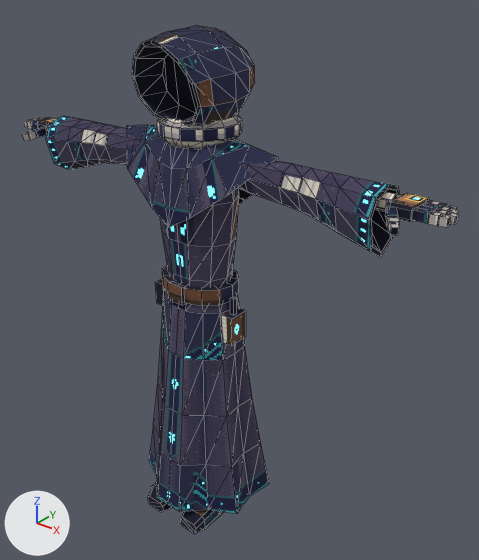
Two versions of the Blender file blender/meta/meta.blend, one commit apart.
Before and after are seen from a 50 mm camera at (1.379, -1.51, 1.926) aimed at (0.079, 0.116, 0.918). Arrows for +X, +Y and +Z are at lower left; the lights stay in place. The older version comes first. Mesh edges are drawn as thin lines.

Script lines for the objects in view, before the commit:
```python
me_body = bpy.data.meshes.new('Body')
me_body.from_pydata(...)  # 1031 vertices, 1344 faces; spans x -0.85..0.85, y -0.21..0.27, z 0.0..1.75
me_body.materials.append(mat_meta)
ob_body = bpy.data.objects.new('Body', me_body)
ob_body.location = (0.0, 0.0, 0.0)
```
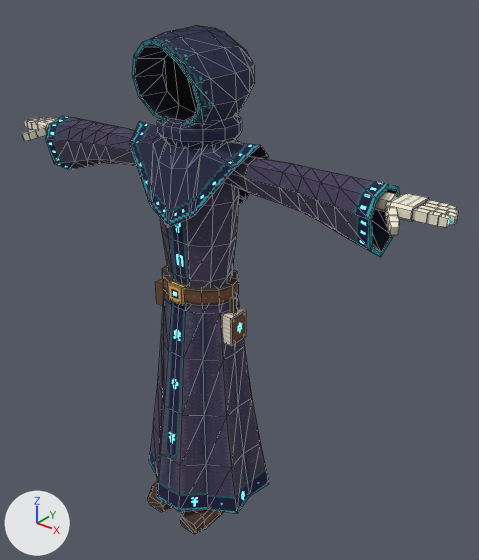
Pixel boxes [x1, y1, x2, y2] of what changed, in the pictures (479 x 560 px; the box of a moved part takes in the faces that stretch with it):
part 1 of me_body, reshaped: before [127, 125, 278, 218]; after [130, 121, 269, 218]
part 2 of me_body, moved or reshaped (mostly hidden): [154, 482, 214, 519] in both
part 3 of me_body, surface changed: [22, 26, 459, 534] in both

The edits, one by one:
me_body is used by ob_body; location (0.0, 0.0, 0.0).
me_body had 1031 vertices, 1344 faces and spanned x -0.85..0.85, y -0.21..0.27, z 0.0..1.75.
me_body now has 1043 vertices, 1368 faces and spans x -0.85..0.85, y -0.21..0.27, z 0.0..1.75.
Part 1, on me_body:
10 vertices are removed from x -0.31..0.31, y -0.1..0.09, z 1.31..1.44.
38 faces are deleted.
4 vertices in x -0.12..0.12, y -0.04..0.04, z 1.39 move by (0.0, 0.0, -0.01).
4 vertices move from x -0.21..0.21, y 0.0..0.11, z 1.3..1.41 to x -0.12..0.12, y 0.0..0.13, z 1.21..1.39.
22 vertices are added at x -0.25..0.25, y -0.12..0.09, z 1.23..1.44.
62 new faces join them.
Part 2, on me_body:
12 faces are deleted.
12 new faces join them.
me_body part 3: 1019 kept faces spanning x -0.85..0.85, y -0.21..0.27, z 0.0..1.75 get new texture (UV) coordinates.
Other edits to the shape of me_body do not show in these pictures.
